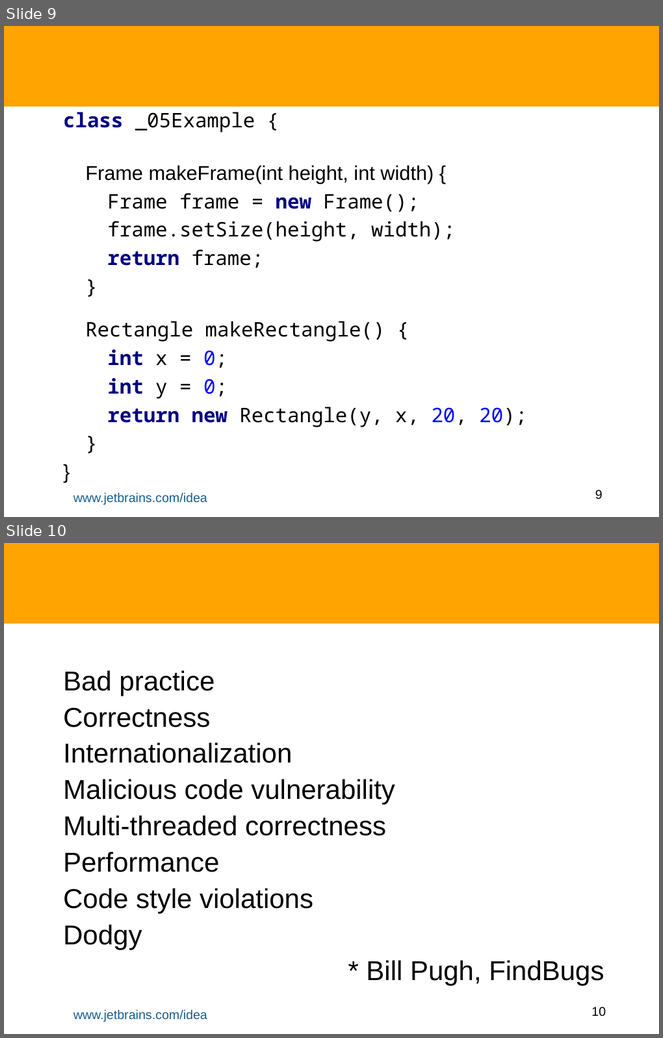
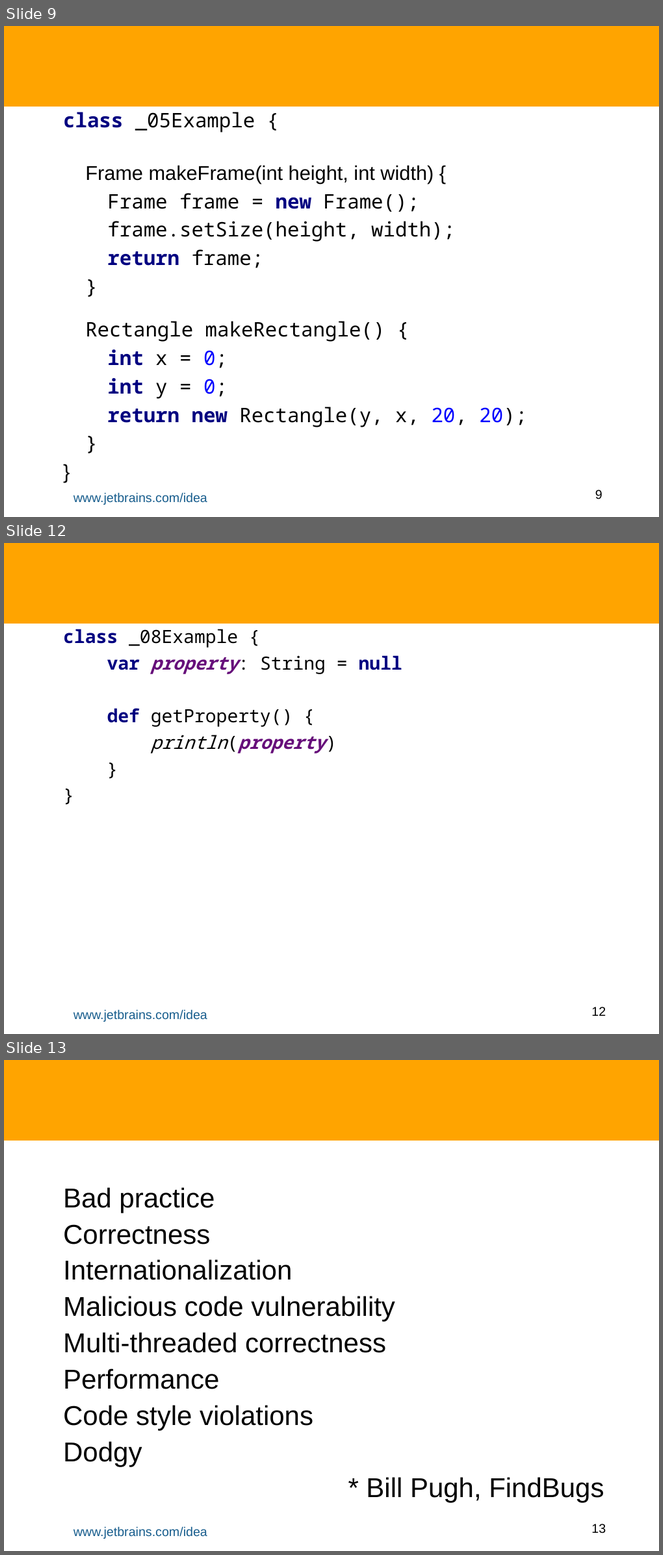
Before and after one commit to HamletDRC/presentations, a slide deck: staticanalysis/StaticAnalysisInIDEA.odp. Shown one above the other, each under a label of ours: slides 9 and 10 before the commit, slides 9, 12 and 13 after it; the slides between them are not shown. The pictures are 663x1038 and 663x1555 pixels, drawn with LibreOffice and Linux fonts; fonts in the diff are those of the drawing; background and template pictures are left out. Boxes give left, top, right and bottom in pixels: in the first picture for what was removed or moved away, otherwise in the second. Text is boxed around its words. In the diff, an @@ line names an element or a change of style, - is before the commit and + after.

```diff
--- a/staticanalysis/StaticAnalysisInIDEA.odp
+++ b/staticanalysis/StaticAnalysisInIDEA.odp
@@ slide 12 added at bbox=[4, 543, 659, 1034], background #FFFFFF; not listed: 3 template elements that a slide beside it also shows @@
@@ subtitle added at bbox=[63, 629, 402, 754], 20 pt, text #000000 @@
+class _08Example {
+var property: String = null
+def getProperty() {
+println(property)
+}
+}
@@ what was slide 10 is now slide 13 @@
@@ page number at bbox=[592, 1524, 606, 1534]: text changed @@
-10
+13
```
Also in this commit, not shown: 2 other slides added, 10 other files.
